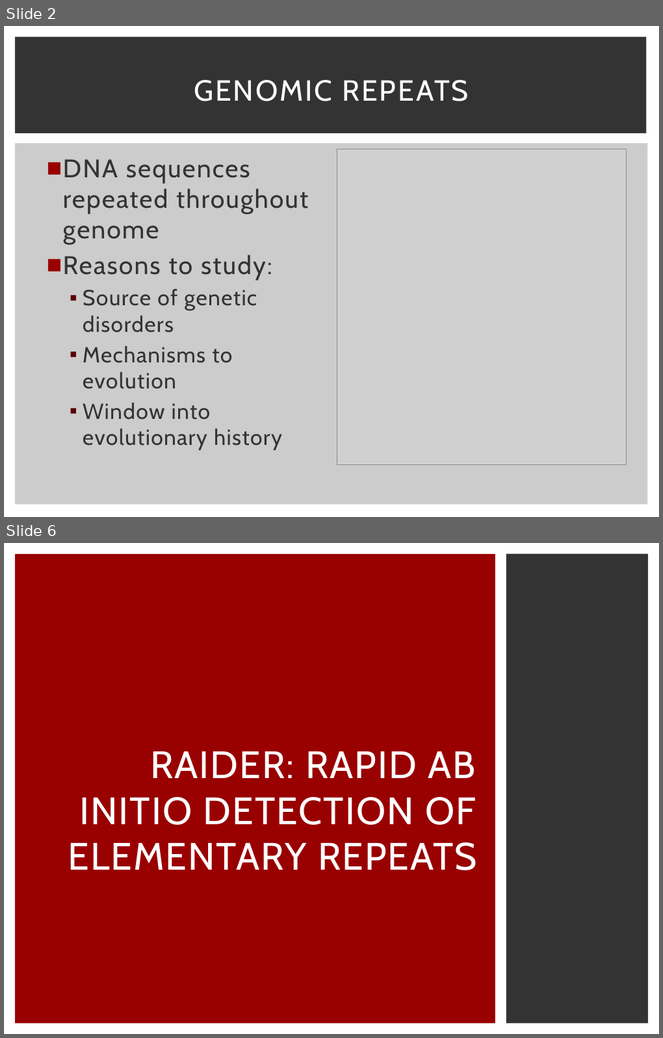
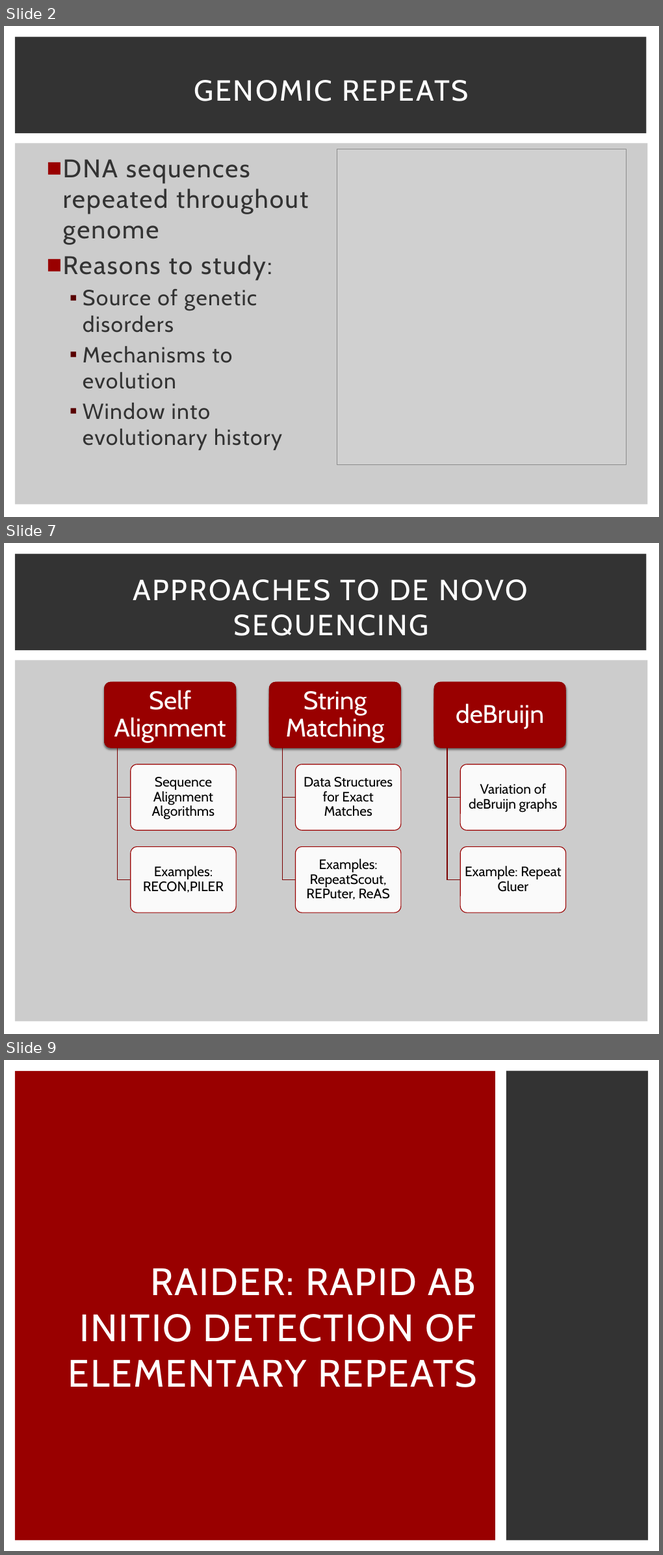
Before and after one commit to schaefce/proposal, a slide deck: GLBio.pptx. Shown one above the other, each under a label of ours: slides 2 and 6 before the commit, slides 2, 7 and 9 after it; the slides between them are not shown. The pictures are 663x1038 and 663x1555 pixels, drawn with LibreOffice and Linux fonts; fonts in the diff are those of the drawing; grey boxes stand for pictures. Boxes give left, top, right and bottom in pixels: in the first picture for what was removed or moved away, otherwise in the second. Text is boxed around its words. In the diff, an @@ line names an element or a change of style, - is before the commit and + after.

```diff
--- a/GLBio.pptx
+++ b/GLBio.pptx
@@ slide 7 added at bbox=[4, 543, 659, 1034], background #FFFFFF; not listed: 2 template elements that a slide beside it also shows @@
@@ title added at bbox=[133, 579, 528, 636], 32 pt, text #FFFFFF @@
+APPROACHES TO DE NOVO SEQUENCING
@@ group added at bbox=[104, 682, 566, 962]: 9 rounded rectangles, 9 texts, 9 freeform shapes @@
+Self Alignment
+Sequence Alignment Algorithms
+Examples: RECON,PILER
+String Matching
+Data Structures for Exact Matches
+Examples: RepeatScout, REPuter, ReAS
+deBruijn
+Variation of deBruijn graphs
+Example: Repeat Gluer
@@ rectangle added at bbox=[76, 881, 121, 967], fill #CCCCCC, outline #CCCCCC 1.5 pt @@
@@ rectangle added at bbox=[246, 881, 292, 971], fill #CCCCCC, outline #CCCCCC 1.5 pt @@
@@ rectangle added at bbox=[408, 881, 454, 971], fill #CCCCCC, outline #CCCCCC 1.5 pt @@
@@ rectangle added at bbox=[110, 923, 596, 1005], fill #CCCCCC, outline #CCCCCC 1.5 pt @@
@@ what was slide 6 is now slide 9 @@
```
Also in this commit, not shown: 5 slides changed, 17 other slides added, 1 slide removed.
